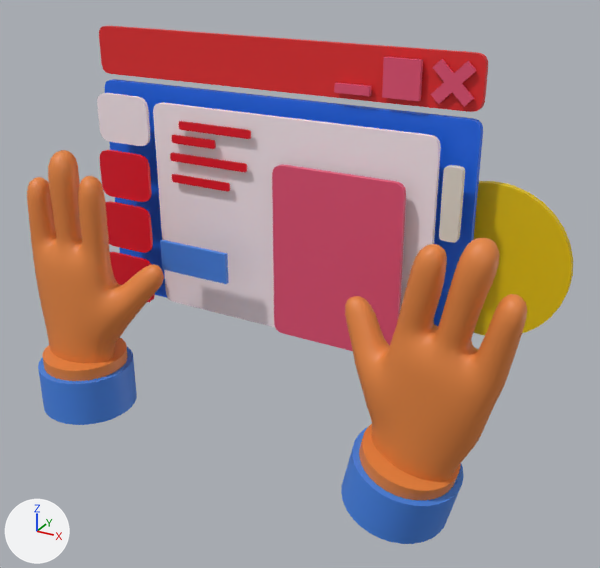
A saved change to the glTF model hand2.gltf.
Camera for both pictures: a 50 mm camera at (4.67, -8.21, 6.31) aimed at (0.24, -0.17, 2.28). Lighting does not change. The marker at lower left points along +X, +Y and +Z. Where no turn or scale is listed for an object, it has been applied to the vertices.

The first picture shows 'Circle', 'hand', 'hand.001'.
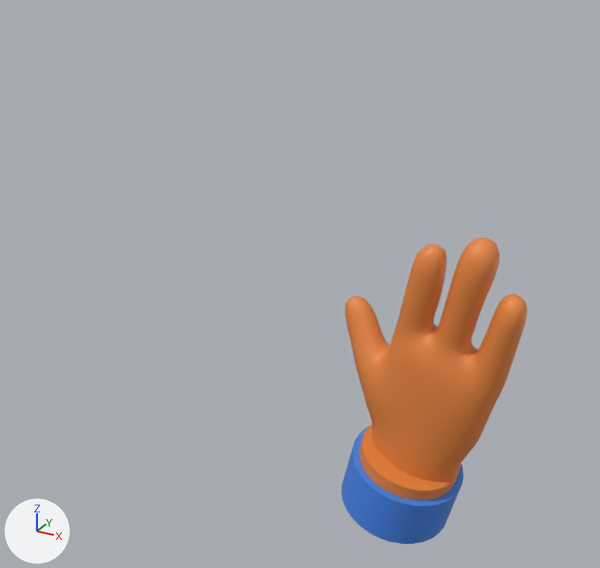
The newer file is also turned or shifted as a whole; pictures and numbers use the older file's frame.

Patch to the scene script:
```diff
--- a/hand2.gltf.py
+++ b/hand2.gltf.py
@@ ob_circle @@
-ob_circle = bpy.data.objects.new('Circle', me_circle)
-ob_circle.location = (-0.87, 0.51, 3.15)
@@ ob_hand @@
-ob_hand = bpy.data.objects.new('hand', me_handleft)
-ob_hand.location = (-2.42, -0.84, 2.65)
```

Boxes (x1, y1, x2, y2) around the edits, measured in the pictures (600 x 568 px):
'Circle', deleted
    before: (97, 26, 573, 351)
    faces in mat_material_004 (white #fff0f7): (97, 93, 441, 327)
    faces in mat_material_008 (red #e75275): (272, 57, 477, 351)
    faces in mat_material_003 (red #e7282b): (99, 26, 488, 112)
    faces in mat_material_005 (blue #1d6bf5): (105, 79, 483, 326)
    faces in mat_material_007 (yellow #e7c600): (473, 181, 573, 335)
'hand', deleted
    before: (27, 150, 229, 425)
    faces in mat_material_002: (27, 150, 164, 381)
    faces in mat_material_001: (38, 240, 229, 425)
